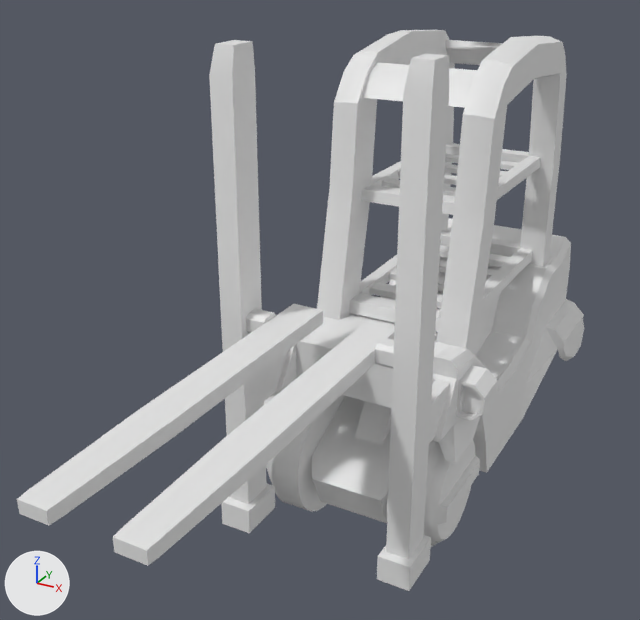
The FBX model Assets/Art/Models/Character Models/Enemy Models/Forklift/Forklift.fbx, before and after one commit.
Before and after are seen from a camera (50 mm lens) standing at (3.45, -9.13, 4.76) and looking at (-0.48, -1.98, 1.19). Every picture has the same lights, and +X, +Y and +Z are marked at lower left. Where no turn or scale is listed for an object, it has been applied to the vertices. Vertices at the same position are counted once.

In view in the first picture: 'Arm', 'Arm joint', 'Arm joint.001', 'Arm.001', 'Forklift body', 'Front wheel', 'Front wheel.001'.
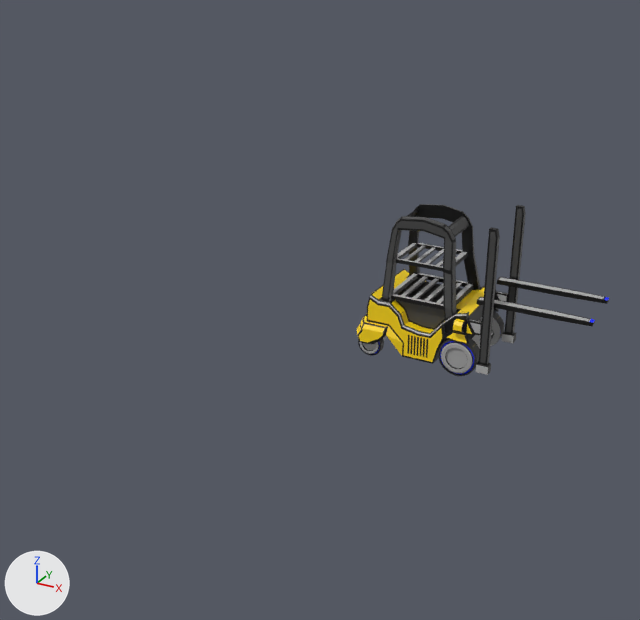
Where the newer file only moved an object's origin or applied its transform, the numbers keep the older frame.

Pixel boxes (x1, y1, x2, y2) of what changed, in the pictures (640 x 620 px):
'Forklift body', deleted: before (209, 30, 584, 591)
'Arm', reshaped, moved (60% narrower, 89% shorter): before (113, 320, 395, 566); after (497, 277, 609, 304)
'Arm.001', reshaped, moved (61% narrower, 87% shorter): before (17, 304, 323, 526); after (477, 297, 595, 326)
'Forklift body lower', added: after (356, 205, 526, 375)
'Forklift body upper', added (black): after (382, 204, 480, 314)
'Front wheel', deleted: before (386, 440, 480, 547)
'Front wheel.001', deleted: before (266, 395, 345, 512)
'Back wheel.003', added: after (438, 337, 480, 376)
'Arm joint.001', deleted: before (375, 338, 394, 369)
'Arm joint', deleted: before (246, 308, 276, 334)
'Back wheel.002', added: after (480, 311, 504, 346)

Edits to the bpy script that builds the scene:
```text
Change me_cube_002:
    remove me_cube_002.from_pydata(...)  # 28 vertices, 26 faces; spans x -0.16..0.16, y -1.83..1.72, z -0.07..0.07
    add me_cube_002.from_pydata(...)  # 84 vertices, 77 faces; spans x -0.63..0.63, y -0.06..0.13, z -0.03..0.04
    me_cube_002 part 2: 28 vertices removed from x -0.16..0.16, y -1.83..1.72, z -0.07..0.07; 84 vertices added at x -0.63..0.63, y -0.06..0.13, z -0.03..0.04
    add me_cube_002.materials.append(mat_material_002)  # picture img_forklift_material_albedotransparency_png
Change me_cube_005:
    remove me_cube_005.from_pydata(...)  # 28 vertices, 26 faces; spans x -0.16..0.16, y -1.83..1.72, z -0.07..0.07
    add me_cube_005.from_pydata(...)  # 84 vertices, 77 faces; spans x -0.63..0.63, y -0.13..0.06, z -0.03..0.04
    me_cube_005 part 1: 28 vertices removed from x -0.16..0.16, y -1.83..1.72, z -0.07..0.07; 84 vertices added at x -0.63..0.63, y -0.13..0.06, z -0.03..0.04
    add me_cube_005.materials.append(mat_material_002)  # picture img_forklift_material_albedotransparency_png
Change ob_arm:
    ob_arm.location: (0.4, -4.09, 1.32) -> (1.25, 0.34, 0.91)
Remove ob_arm_joint_001:
    ob_arm_joint_001 = bpy.data.objects.new('Arm joint.001', me_cube_004)
Remove ob_front_wheel:
    ob_front_wheel = bpy.data.objects.new('Front wheel', me_cylinder)
Remove ob_forklift_body:
    ob_forklift_body = bpy.data.objects.new('Forklift body', me_cube)
Change ob_arm_001:
    ob_arm_001.location: (-0.4, -4.09, 1.32) -> (1.25, -0.34, 0.91)
Remove ob_arm_joint:
    ob_arm_joint = bpy.data.objects.new('Arm joint', me_cube_003)
Remove ob_front_wheel_001:
    ob_front_wheel_001 = bpy.data.objects.new('Front wheel.001', me_cylinder_005)
Change ob_back_wheel_joint:
    add ob_back_wheel_joint.parent = ob_forklift_body_lower
Add ob_forklift_body_lower:
    ob_forklift_body_lower = bpy.data.objects.new('Forklift body lower', me_cube_057)  # 950 vertices, 971 faces; spans x -0.85..0.85, y -0.59..0.59, z -0.86..0.86; in mat_material_002 (picture img_forklift_material_albedotransparency_png)
    ob_forklift_body_lower.location = (0.0, 0.0, 0.94)
Add ob_back_wheel_002:
    ob_back_wheel_002 = bpy.data.objects.new('Back wheel.002', me_cylinder_040)  # 385 vertices, 385 faces; spans x -0.229..0.229, y -0.115..0.053, z -0.229..0.229; in mat_material_002 (picture img_forklift_material_albedotransparency_png)
    ob_back_wheel_002.location = (0.47, 0.45, 0.24)
Add ob_back_wheel_003:
    ob_back_wheel_003 = bpy.data.objects.new('Back wheel.003', me_cylinder_041)  # 385 vertices, 385 faces; spans x -0.229..0.229, y -0.053..0.115, z -0.229..0.229; in mat_material_002 (picture img_forklift_material_albedotransparency_png)
    ob_back_wheel_003.location = (0.47, -0.48, 0.24)
Add ob_forklift_body_upper:
    ob_forklift_body_upper = bpy.data.objects.new('Forklift body upper', me_cube_058)  # 664 vertices, 691 faces; spans x -0.514..0.382, y -0.456..0.456, z -0.219..0.794; in mat_material_002 (picture img_forklift_material_albedotransparency_png)
    ob_forklift_body_upper.location = (0.0, 0.0, 0.94)
```
